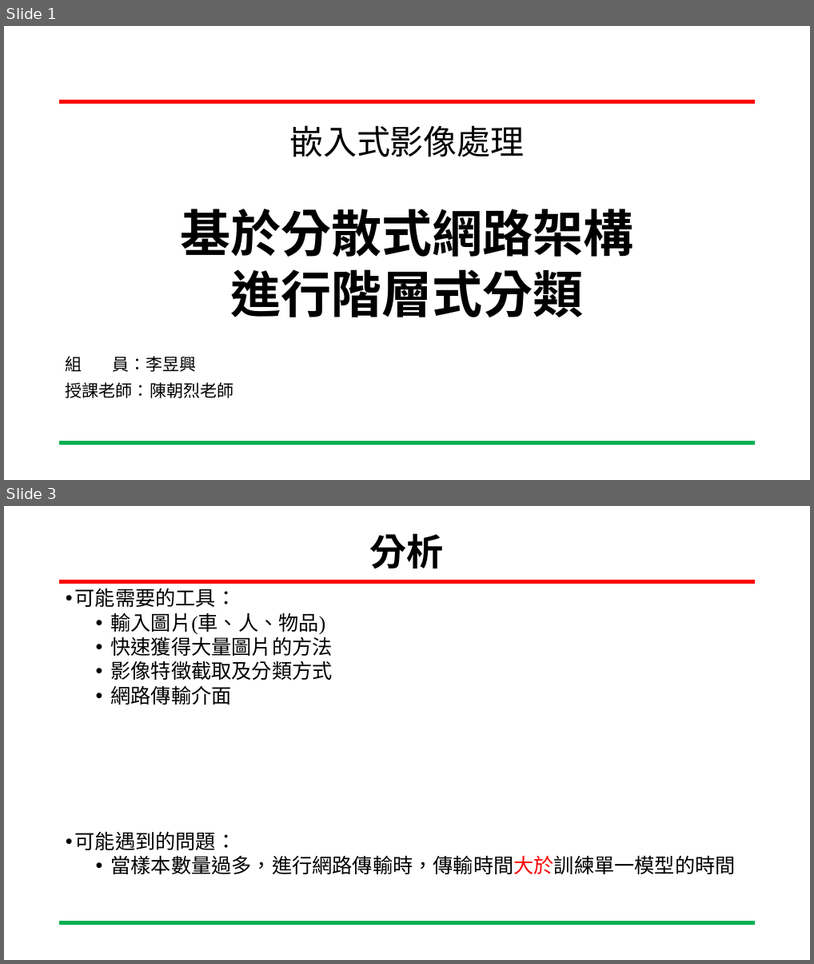
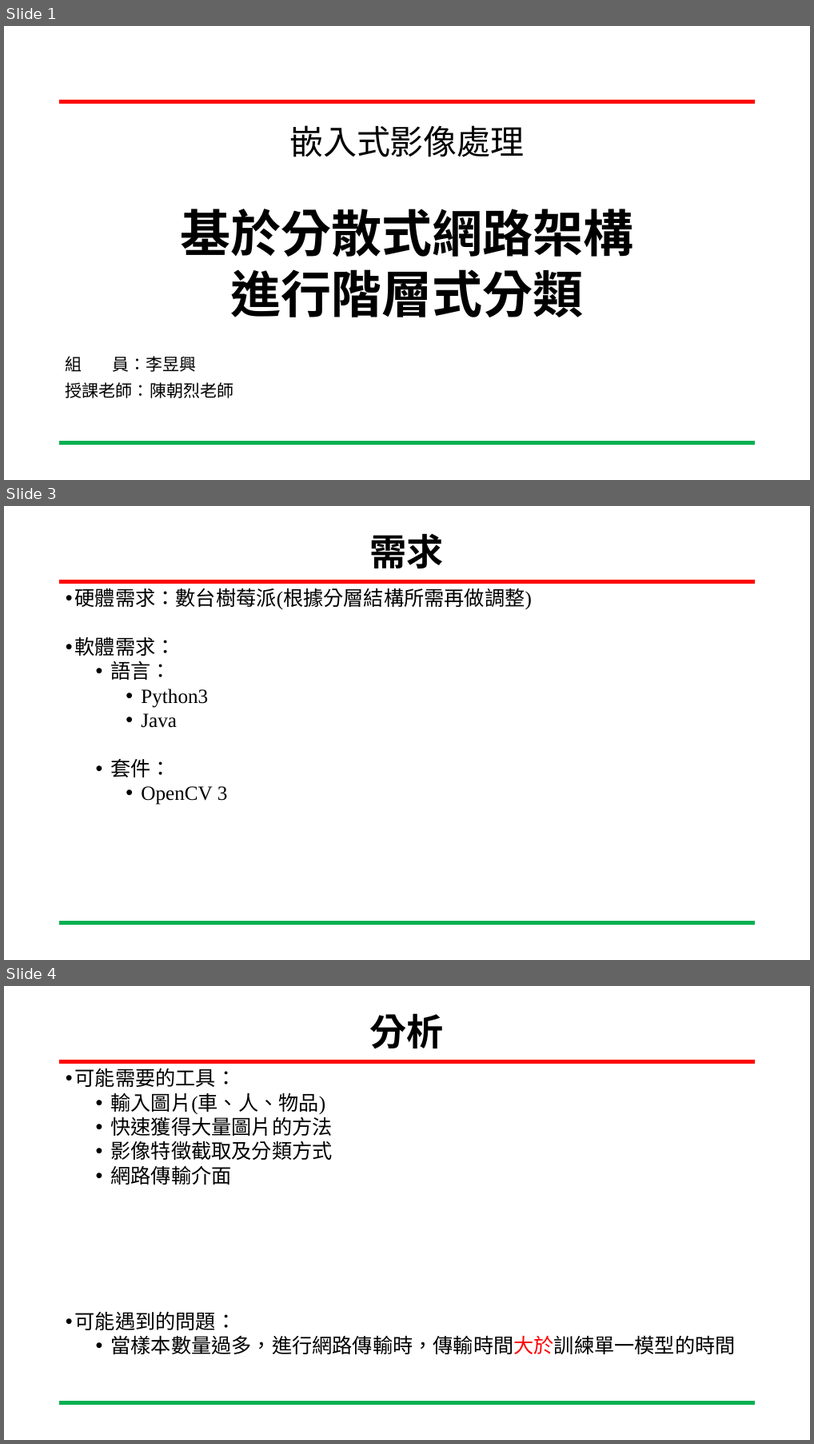
Before and after one commit to YUXING-LEE/image_process, a slide deck: final/基於分散式網路架構進行階層式分類.pptx. Shown one above the other, each under a label of ours: slides 1 and 3 before the commit, slides 1, 3 and 4 after it; the slides between them are not shown. The pictures are 814x964 and 814x1444 pixels, drawn with LibreOffice and Linux fonts; fonts in the diff are those of the drawing; background and template pictures are left out. Boxes give left, top, right and bottom in pixels: in the first picture for what was removed or moved away, otherwise in the second. Text is boxed around its words. In the diff, an @@ line names an element or a change of style, - is before the commit and + after.

```diff
--- a/final/基於分散式網路架構進行階層式分類.pptx
+++ b/final/基於分散式網路架構進行階層式分類.pptx
@@ slide 3 added at [4,506,810,960], background #FFFFFF; not listed: 2 template elements that a slide beside it also shows @@
@@ title added at [370,533,444,568], 44 pt, text #000000, bold @@
+需求
@@ text added at [75,588,532,804], 24 pt, text #000000 @@
+• 硬體需求：數台樹莓派(根據分層結構所需再做調整)
+• 軟體需求：
+  • 語言：
+    • Python3
+    • Java
+  • 套件：
+    • OpenCV 3
@@ what was slide 3 is now slide 4 @@
```
Also in this commit, not shown: 2 slides changed.
